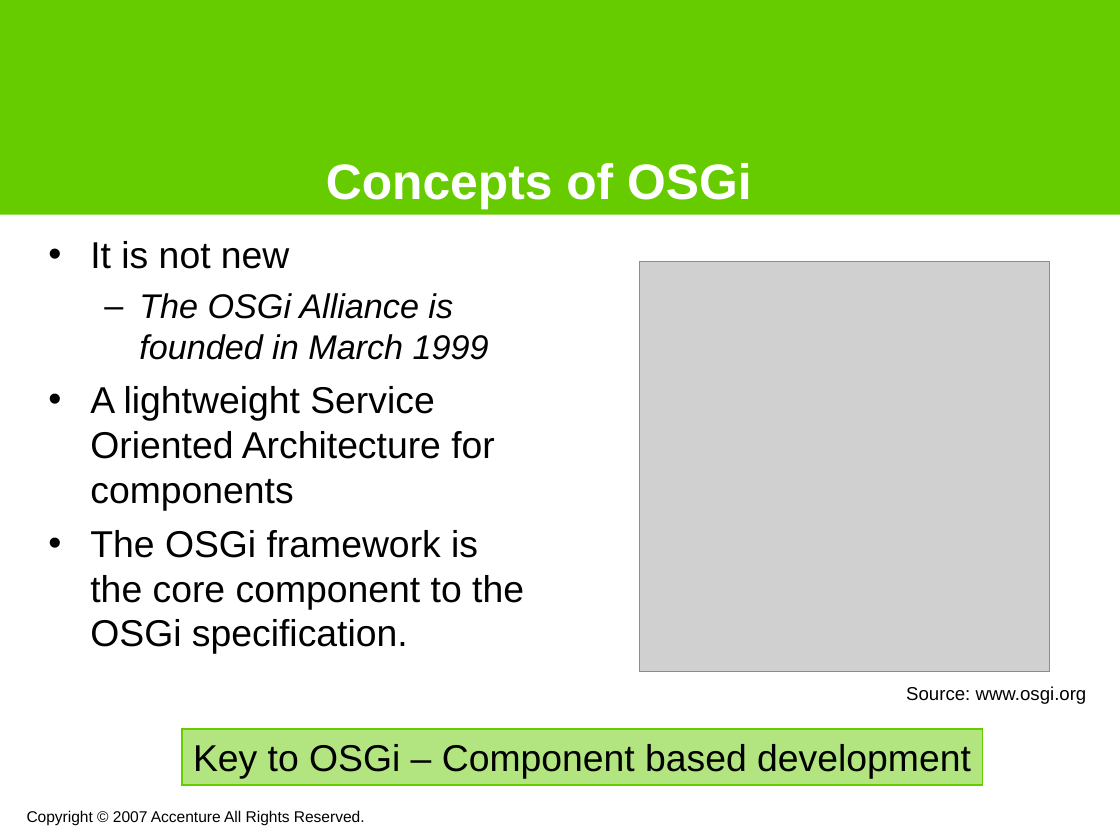
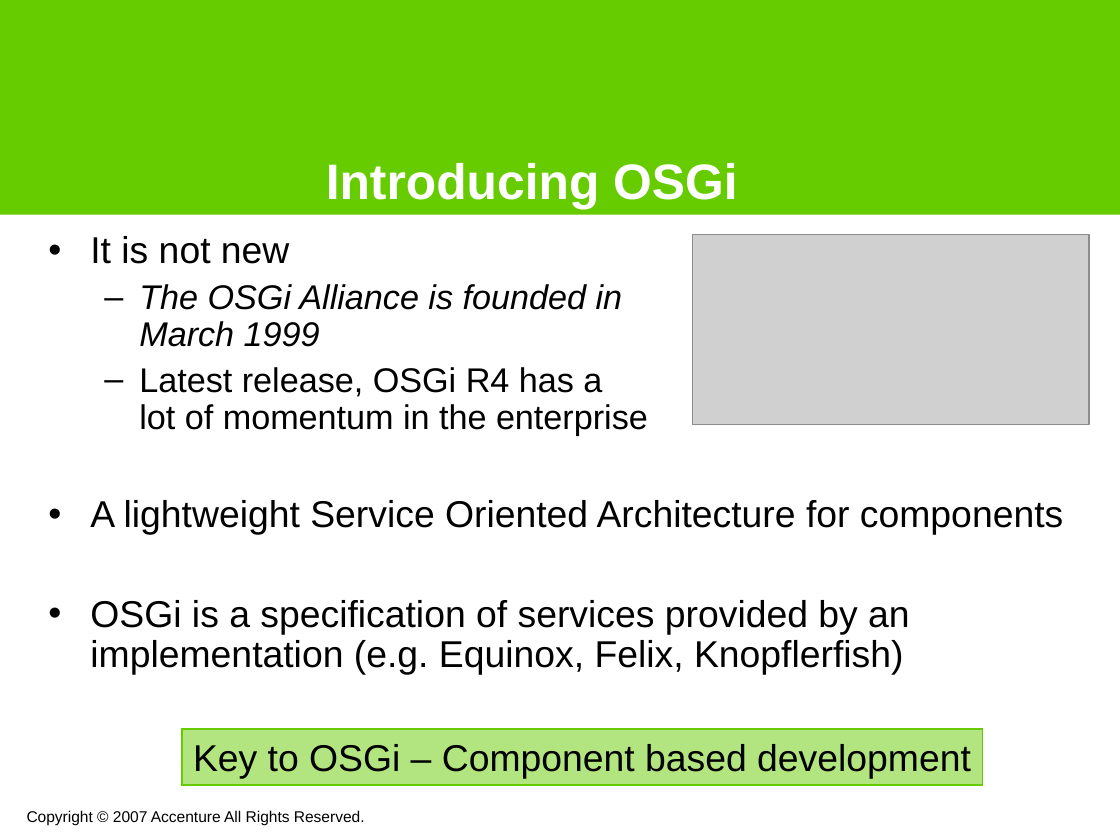
Before and after one commit to noushadali/osgi-samples, a slide deck: slide 7 of congress-registration/documentation/Webservice versioning using osgi.ppt. Drawn at 1120x840 pixels with LibreOffice and Linux fonts; fonts in the diff are those of the drawing; grey boxes stand for pictures; background and template pictures are left out. Boxes give left, top, right and bottom in pixels: in the first picture for what was removed or moved away, otherwise in the second. Text is boxed around its words. In the diff, an @@ line names an element or a change of style, - is before the commit and + after.

```diff
--- a/congress-registration/documentation/Webservice versioning using osgi.ppt
+++ b/congress-registration/documentation/Webservice versioning using osgi.ppt
@@ title at (326,163,737,210): text changed @@
-Concepts of OSGi
+Introducing OSGi
@@ text at (90,236,1063,535): line spacing 1 to 0.9 @@
@@ picture: place and size @@
-picture at (640,261,1049,671)
+picture at (692,235,1089,426)
@@ text at (139,367,648,435): paragraph added @@
+  – Latest release, OSGi R4 has a
+    lot of momentum in the enterprise
@@ text at (90,600,910,675): text changed @@
-• The OSGi framework is the core component to the OSGi specification.
+• OSGi is a specification of services provided by an implementation (e.g. Equinox, Felix, Knopflerfish)
@@ text removed at (906,686,1087,704) @@
-Source: www.osgi.org
```
Also in this commit, not shown: 12 other slides changed, 4 slides added, 1 slide removed, 2 other files.
